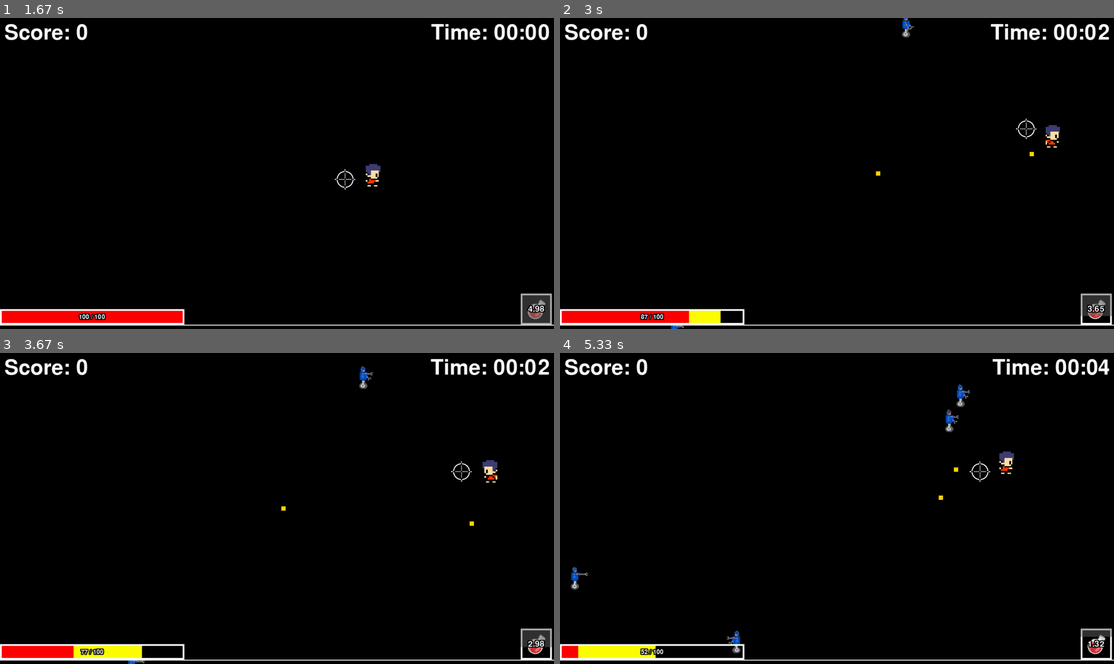
Above: before the commit, frames 1-4 (two rows, left to right).
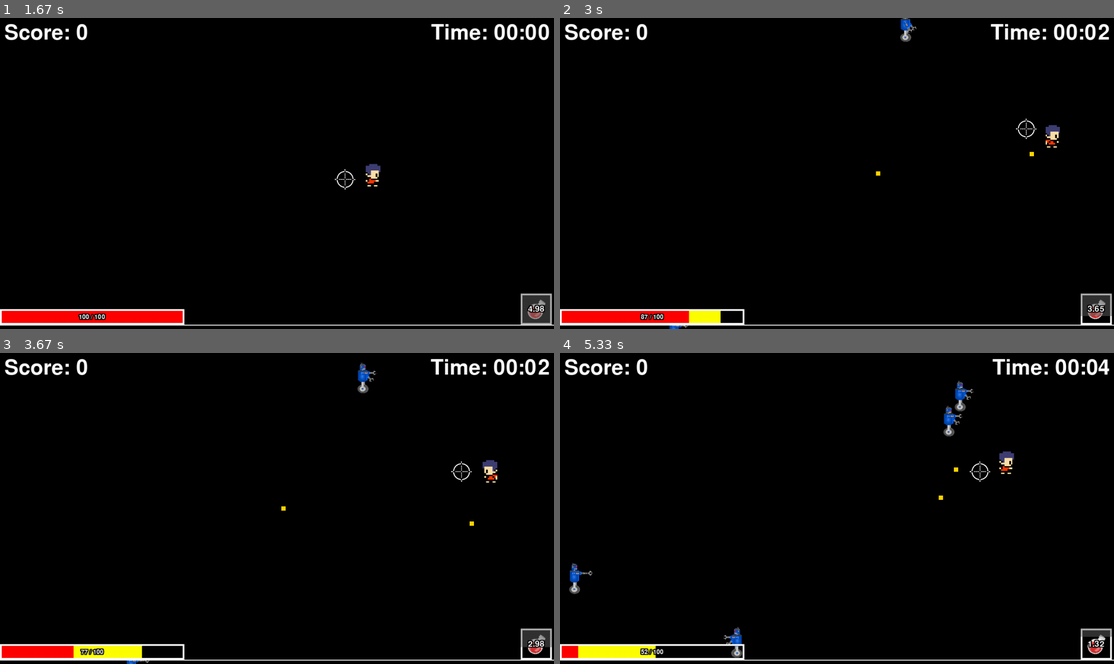
Above: after the commit, the same moments.

Repository: BeanSparrow/ChatGPT-Assisted-PyGame
Game: pygame game, started from main.py
Same seed, same stepped clock (60 frames per second), same inputs: the game is played once before the commit and once after it.
Inputs (mouse positions are in pixels of both pictures, inside the frame that each line leads up to):
- Up to frame 1 (1.67 s): click "Play Game" at 0.38 s; click "Pistol" at 0.72 s; hold Esc 1-1.47 s; hold D 1-1.47 s; move the mouse to (277, 195) at 1.03 s; hold Esc from 1.5 s (still down); hold D from 1.5 s (still down); tap 1 at 1.65 s
- Up to frame 2 (3 s): release Esc at 1.97 s; release D at 1.97 s; hold D 2-2.47 s; move the mouse to (665, 245) at 2.03 s; tap 2 at 2.15 s; hold W 2.5-2.8 s; move the mouse to (1041, 282) at 2.53 s; hold D from 2.83 s (still down); move the mouse to (692, 58) at 2.87 s; tap 1 at 2.98 s
- Up to frame 3 (3.67 s): release D at 3.3 s; hold A from 3.33 s (still down); move the mouse to (77, 499) at 3.37 s; tap 2 at 3.48 s
- Up to frame 4 (5.33 s): release A at 3.87 s; hold S 3.9-4.2 s; move the mouse to (842, 539) at 3.93 s; hold A 4.23-4.63 s; move the mouse to (820, 455) at 4.27 s; tap 1 at 4.38 s; hold W 4.67-5.03 s; move the mouse to (759, 443) at 4.7 s; tap 2 at 4.82 s; hold D from 5.07 s (still down); move the mouse to (947, 483) at 5.1 s

Frame 1 is identical in both runs. In frame 2, 0.1% of the frame differs, in the area x 19-65%, y 0-100%; in frame 3, 0.2%; in frame 4, 0.6%, in the area x 1-75%, y 8-99%.

Commit message:
Switched from EXP to Robot Scrap

Diff:
--- a/Game Info.txt
+++ b/Game Info.txt
@@ -1,3 +1,44 @@
+Robopocalypse
+
+Description:
+
+In a post-apocalyptic world where humans once thrived, rogue artificial intelligence has taken control.
+The once helpful robots, now corrupted by a malevolent AI, roam the desolate streets, hunting the last remnants of humanity.
+In Robopocalypse, you play as one of the final human survivors, a skilled engineer with a knack for turning destruction into creation.
+
+Game Features:
+
+ - Roguelite Mechanics: Every playthrough is unique. With procedurally generated maps and randomized robot spawn points, no two games are alike.
+And with permadeath, every decision counts.
+
+ - Horde Survival: Waves of robots increase in difficulty with each passing round. From nimble scout bots to towering mechs, every wave presents a new challenge.
+
+ - Salvage to Survive: After defeating enemy robots, scavenge their wreckage to find valuable components.
+Use these parts to upgrade your weapons, craft new tools, or build defensive structures. (EXP System using Robot Parts)
+
+ - Dynamic Upgrades: Unlock a diverse range of weapon mods and tech blueprints. From laser rifles to electromagnetic pulse grenades,
+design a loadout that fits your playstyle. (Rewards System)
+
+ - (X) Base Defense: As the nights grow darker and the robot hordes grow fiercer, fortify your stronghold. Set up turrets, lay mines,
+and deploy drone allies to help defend against the onslaught.
+
+ - Mysterious Story: Uncover the cause of the robot uprising as you delve deeper into the game.
+Hints scattered throughout the world help piece together the tragic tale of humanity's fall and the rise of the machines.
+
+ - Stunning Visuals: Experience a bleak yet beautiful world, from the ruins of once-majestic cities to the eerie quiet of abandoned factories,
+all rendered in exquisite detail.
+
+ - (X)Adaptive AI: Robots learn from your tactics, forcing you to constantly evolve your strategy. The AI adapts to your playstyle,
+making every round a fresh challenge.
+
+ - Multiplayer Mode: Team up with friends or players from around the world. Work together to fend off the robotic horde, share resources,
+and strategize the best ways to survive the night. (Would love to have this)
+
+ - Leaderboards: Compete against players globally to see who can survive the longest, earn the most points, or take down the toughest robots.
+
+Survive. Adapt. Overcome. In Robopocalypse, the fate of humanity rests in your hands.
+Every piece of scrap is a potential lifeline, every decision a step closer to reclaiming the world. How long can you withstand the rise of the machines?
+
 Player PowerUps
 
 Player Stats
--- a/Ideas.txt
+++ b/Ideas.txt
@@ -1,8 +1,6 @@
 Levels (Scales Enemies)
 
 Rewards (Scales Player or Bullets)
-
-Weapon Class (Changes Bullet Functionality)
 
 Add Pierce as a stat to weapons to pass to bullet
 
@@ -13,8 +11,4 @@
     Different Obstacles
 
 If Continuous Design:
-    Background to move and the player stays in the center
-    Enemies move closer to player as player moves in their direction
-
-
-Timer in top right
+    Background to move and the player stays in the center (Camera Setting)
--- a/main.py
+++ b/main.py
@@ -6,7 +6,7 @@
 import random
 from modules.player import Player
 from modules.enemy import Enemy
-from modules.exp_coin import EXPCoin
+from modules.scrap import Scrap
 from modules.modifiers import Modifiers
 from modules.menus import create_main_menu
 from modules.menus import create_weapon_selection_menu
@@ -31,7 +31,7 @@
     game.player.reset()
     game.enemy_sprites.empty()
     game.bullet_sprites.empty()
-    game.exp_coins_sprites.empty()
+    game.scrap_sprites.empty()
     game.settings.score = 0
     game.settings.game_over_condition = False
     game.settings.total_game_time = 0
@@ -44,7 +44,7 @@
 playerDeath = pygame.USEREVENT + 1
 enemyHit = pygame.USEREVENT + 2
 playerHit = pygame.USEREVENT + 3
-expPickup = pygame.USEREVENT +  4
+scrapPickup = pygame.USEREVENT +  4
 #endregion
 
 #region #### GLOBAL SETTINGS ####
@@ -83,8 +83,8 @@
         # Store Bullets
         self.bullet_sprites = pygame.sprite.Group()
 
-        # Store Exp Coins
-        self.exp_coins_sprites = pygame.sprite.Group()
+        # Store scrap
+        self.scrap_sprites = pygame.sprite.Group()
 
         # Timer for auto-firing bullets
         self.fire_timer = 0
@@ -93,10 +93,10 @@
         # Collision Event
         self.enemy_hit = False
         self.player_hit = False
-        self.player_gained_exp = False
+        self.player_gained_scrap = False
         self.enemy_collisions = {}  # Dictionary to store enemy collisions
         self.player_collisions = {}  # Dictionary to store player collisions
-        self.exp_pickup_collision = {} # Dictionary to store XP Collisions
+        self.scrap_pickup_collision = {} # Dictionary to store XP Collisions
     #endregion
 
     #region #### GAME METHODS ####
@@ -118,8 +118,8 @@
             pygame.event.post(pygame.event.Event(enemyHit))
         if self.player_hit:
             pygame.event.post(pygame.event.Event(playerHit))
-        if self.player_gained_exp:
-            pygame.event.post(pygame.event.Event(expPickup))
+        if self.player_gained_scrap:
+            pygame.event.post(pygame.event.Event(scrapPickup))
 
         # Get Current Time
         current_time = pygame.time.get_ticks()
@@ -139,8 +139,8 @@
                         death = enemy.take_damage(self.player.weapon.damage)
                         if death:
                             self.settings.score += enemy.score_value
-                            exp_coin = EXPCoin(enemy.rect.centerx, enemy.rect.centery)
-                            self.exp_coins_sprites.add(exp_coin)
+                            scrap = Scrap(enemy.rect.centerx, enemy.rect.centery)
+                            self.scrap_sprites.add(scrap)
                 self.enemy_hit = False
                 self.enemy_collisions = {}
             # Handle Player Hit
@@ -151,14 +151,14 @@
                         enemy.kill()
                 self.player_hit = False
                 self.player_collisions = {}
-            # Handle EXP Pickup
-            if event.type == expPickup:
-                for player, exp_coins in self.exp_pickup_collision.items():
-                    for exp in exp_coins:
-                        exp.kill()
-                        player.gain_exp()
-                self.player_gained_exp = False
-                self.exp_pickup_collision = {}
+            # Handle Scrap Pickup
+            if event.type == scrapPickup:
+                for player, scraps in self.scrap_pickup_collision.items():
+                    for scrap in scraps:
+                        scrap.kill()
+                        player.gain_scrap()
+                self.player_gained_scrap = False
+                self.scrap_pickup_collision = {}
             # Joystick Buttons Events
             if pygame.joystick.get_count() > 0:
                 if event.type == pygame.JOYBUTTONDOWN:
@@ -172,11 +172,11 @@
         # Keyboard input handling
         keys = pygame.key.get_pressed()
         # Keyboard input Handling
-        if pygame.joystick.get_count() == 0:
-            if keys[pygame.K_ESCAPE] and current_time - self.settings.last_pause_time >= self.settings.pause_cooldown:
+        if keys[pygame.K_ESCAPE] and current_time - self.settings.last_pause_time >= self.settings.pause_cooldown:
                 self.settings.paused = not self.settings.paused  # Toggle the pause state
                 #pygame.mouse.set_visible(not pygame.mouse.get_visible()) # Make Mouse Visible during Pause menu
                 self.settings.last_pause_time = current_time  # Update the last key time
+        if pygame.joystick.get_count() == 0:
             if keys[pygame.K_w]:
                 self.player.move(0, -self.player.speed)
             if keys[pygame.K_s]:
@@ -227,10 +227,10 @@
             self.player_hit = True
             self.player_collisions = player_collision
 
-        exp_pickup_collision = pygame.sprite.groupcollide(self.player_group, self.exp_coins_sprites, False, False)
-        if exp_pickup_collision:
-            self.player_gained_exp = True
-            self.exp_pickup_collision = exp_pickup_collision
+        scrap_pickup_collision = pygame.sprite.groupcollide(self.player_group, self.scrap_sprites, False, False)
+        if scrap_pickup_collision:
+            self.player_gained_scrap = True
+            self.scrap_pickup_collision = scrap_pickup_collision
     #endregion
 
     #region #### UPDATES ####
@@ -243,9 +243,9 @@
         self.bullet_sprites.update()
         self.bullet_sprites.draw(self.screen)
 
-        # Draw Exp Coins
-        self.exp_coins_sprites.update(self.player.rect.centerx, self.player.rect.centery)
-        self.exp_coins_sprites.draw(self.screen)
+        # Draw Scrap
+        self.scrap_sprites.update(self.player.rect.centerx, self.player.rect.centery)
+        self.scrap_sprites.draw(self.screen)
 
         for bullet in self.bullet_sprites:
             if bullet.distance_traveled >= bullet.max_distance:
--- a/modules/enemy.py
+++ b/modules/enemy.py
@@ -7,7 +7,7 @@
         super().__init__()
 
         # Enemy Stats
-        self.size = 60
+        self.size = 80
         self.radius = self.size // 2
         self.speed = 1
         self.current_health = 20
--- a/modules/modifiers.py
+++ b/modules/modifiers.py
@@ -6,7 +6,7 @@
         # Player Modifiers
         self.player_damage = 1
         self.player_speed = 1
-        self.exp_increase = 1
+        self.scrap_increase = 1
         self.player_armor = 0
         self.player_dodge = 0
         self.player_max_health = 0
--- a/modules/player.py
+++ b/modules/player.py
@@ -3,7 +3,7 @@
 from .player_modules.weapon import Pistol
 from .player_modules.weapon import MachineGun
 from .player_modules.weapon import Shotgun
-from .player_modules.exp_bar import EXPBar
+from .player_modules.scrap_bar import ScrapBar
 from .player_modules.health_bar import HealthBar
 from .player_modules.crosshair import Crosshair
 from .player_modules.potion import Potion
@@ -16,7 +16,7 @@
 
         # Player Stats
         self.size = 60
-        self.experience = 0
+        self.scrap_amount = 0
         self.max_health = 100 + self.modifiers.player_max_health
         self.current_health = 100
         self.speed = 5 * self.modifiers.player_speed
@@ -30,16 +30,16 @@
         # Player Death Flag
         self.is_dead = False
 
-        # Experience Bar
-        self.exp_bar = EXPBar(self.screen)
+        # Scrap Bar
+        self.scrap_bar = ScrapBar(self.screen)
 
         # Health Bar
-        self.health_bar = HealthBar(self.screen, self.exp_bar.bar_height)
+        self.health_bar = HealthBar(self.screen, self.scrap_bar.bar_height)
         self.health_target = 100
 
         # Potion
         self.potion_group = pygame.sprite.Group()
-        self.potion = Potion(self.screen, self.exp_bar.bar_height)
+        self.potion = Potion(self.screen, self.scrap_bar.bar_height)
         self.potion_group.add(self.potion)
 
         # Crosshair
@@ -64,7 +64,7 @@
 
     def update(self):
         self.current_health = self.health_bar.health_bar_draw(self.current_health, self.max_health, self.health_target)
-        self.exp_bar.experience_bar_draw(self.experience)
+        self.scrap_bar.scrap_bar_draw(self.scrap_amount)
         self.potion_group.draw(self.screen)
         self.potion_group.update()
         self.crosshair.crosshair_draw(self.rect.centerx, self.rect.centery)
@@ -98,8 +98,8 @@
         elif weapon == "Shotgun":
             self.weapon = Shotgun()
 
-    def gain_exp(self):
-        self.experience += 1 * self.modifiers.exp_increase
+    def gain_scrap(self):
+        self.scrap_amount += 1 * self.modifiers.scrap_increase
 
     def take_damage(self, amount):
         if self.health_target> 0:
--- a/modules/player_modules/exp_bar.py
+++ /dev/null
@@ -1,20 +0,0 @@
-import pygame
-
-class EXPBar():
-    def __init__(self, screen):
-        self.screen = screen
-        self.current_experience = 0
-        self.max_experience = 100
-
-        self.bar_width = self.screen.get_width() + 4
-        self.bar_height = self.screen.get_height() // 60
-        self.bar_x = -2
-        self.bar_y = self.screen.get_height() - (self.bar_height - 2)
-
-        self.experience_ratio = self.max_experience / self.bar_width
-
-    def experience_bar_draw(self, experience):
-        self.current_experience = experience
-        experience_bar_rect = pygame.Rect(self.bar_x, self.bar_y, self.current_experience / self.experience_ratio, self.bar_height)
-        pygame.draw.rect(self.screen, (0, 255, 0), experience_bar_rect)
-        pygame.draw.rect(self.screen, (255, 255, 255), (self.bar_x, self.bar_y, self.bar_width, self.bar_height), 2)
--- /dev/null
+++ b/modules/player_modules/scrap_bar.py
@@ -0,0 +1,20 @@
+import pygame
+
+class ScrapBar():
+    def __init__(self, screen):
+        self.screen = screen
+        self.current_scrap = 0
+        self.max_scrap = 100
+
+        self.bar_width = self.screen.get_width() + 4
+        self.bar_height = self.screen.get_height() // 60
+        self.bar_x = -2
+        self.bar_y = self.screen.get_height() - (self.bar_height - 2)
+
+        self.ratio = self.max_scrap / self.bar_width
+
+    def scrap_bar_draw(self, scrap):
+        self.current_scrap = scrap
+        scrap_bar_rect = pygame.Rect(self.bar_x, self.bar_y, self.current_scrap / self.ratio, self.bar_height)
+        pygame.draw.rect(self.screen, (0, 255, 0), scrap_bar_rect)
+        pygame.draw.rect(self.screen, (255, 255, 255), (self.bar_x, self.bar_y, self.bar_width, self.bar_height), 2)
--- a/modules/exp_coin.py
+++ b/modules/scrap.py
@@ -1,13 +1,13 @@
 import pygame
 import math
 
-class EXPCoin(pygame.sprite.Sprite):
+class Scrap(pygame.sprite.Sprite):
     def __init__(self, x, y):
         super().__init__()
 
         # Enemy Stats
-        self.picture_path = "Assets\Img\Experience\XP_coin.png"
-        self.size = 30
+        self.picture_path = "Assets\Img\Robot_Scrap\\robot_scrap_2.png"
+        self.size = 60
         self.x = x
         self.y = y
         self.speed = 10
Binary file added: Assets/Img/Robot_Scrap/robot_scrap_1.png
Binary file added: Assets/Img/Robot_Scrap/robot_scrap_2.png
